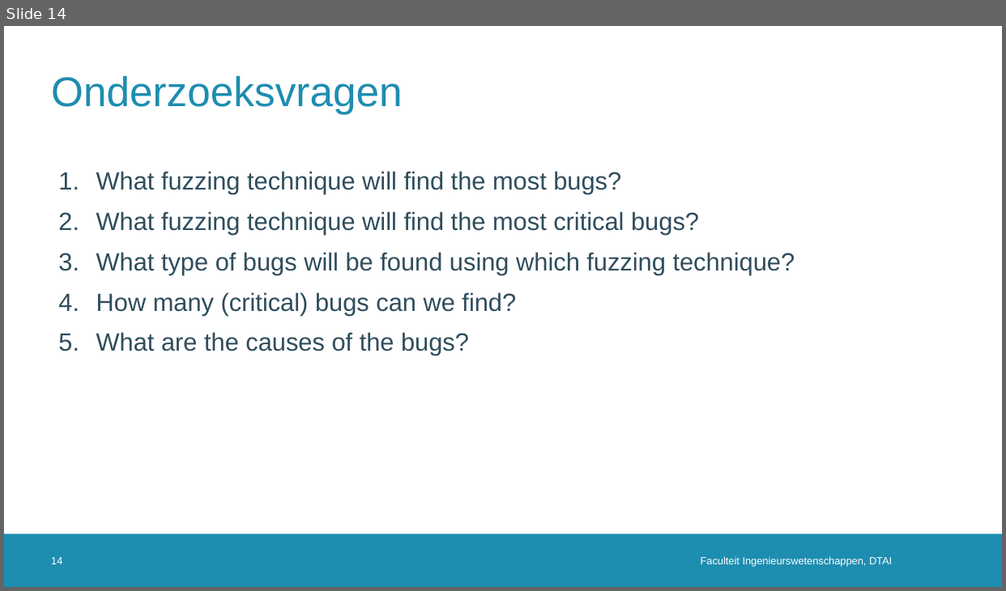
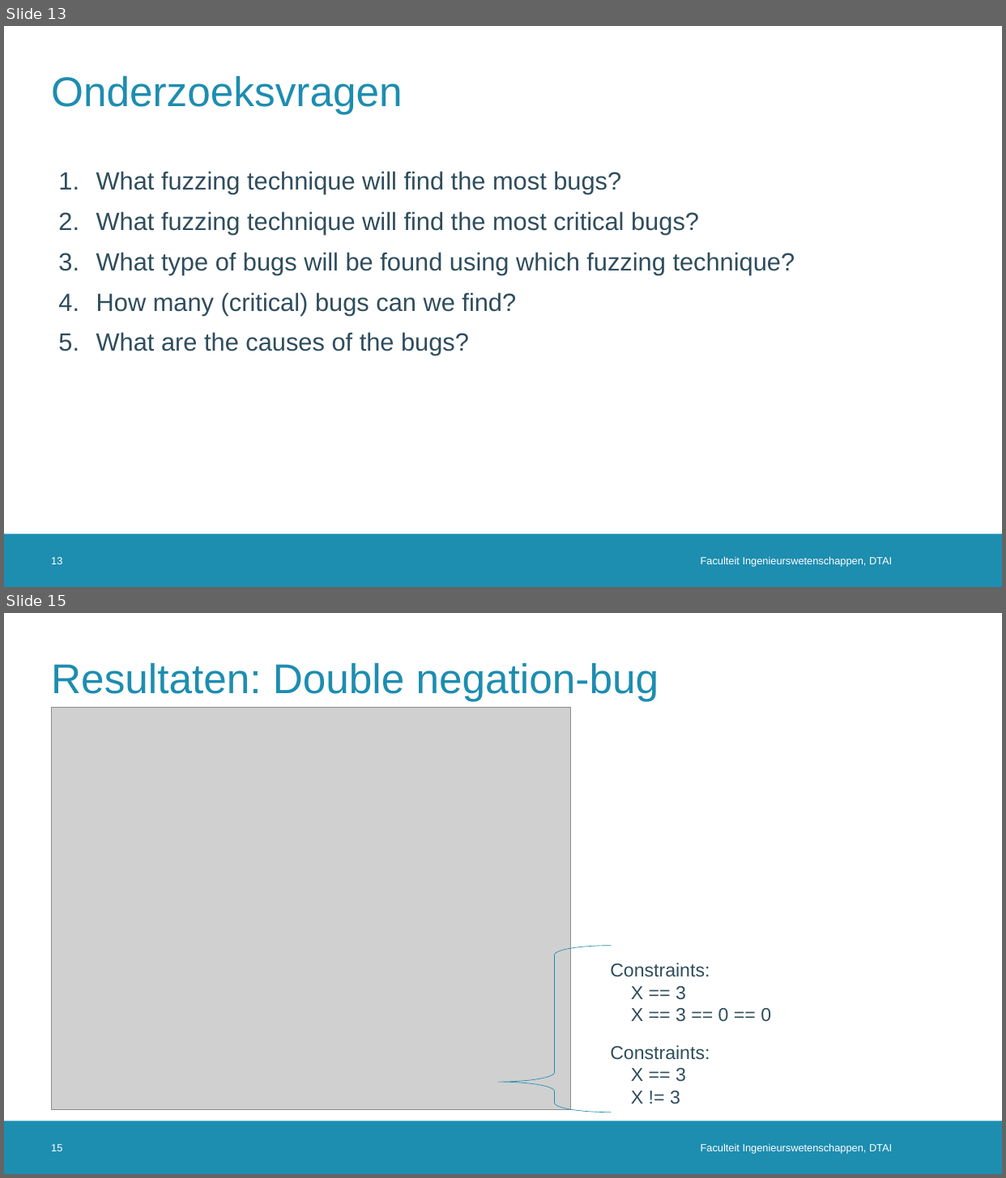
Before and after one commit to rubenkindt/Masterproef-paper-RubenKindt, a slide deck: Milestones/M3 december presentation/M3.pptx. Shown one above the other, each under a label of ours: slide 14 before the commit, slides 13 and 15 after it; the slides between them are not shown. The pictures are 1006x591 and 1006x1178 pixels, drawn with LibreOffice and Linux fonts; fonts in the diff are those of the drawing; grey boxes stand for pictures; background and template pictures are left out. Boxes give left, top, right and bottom in pixels: in the first picture for what was removed or moved away, otherwise in the second. Text is boxed around its words. In the diff, an @@ line names an element or a change of style, - is before the commit and + after.

```diff
--- a/Milestones/M3 december presentation/M3.pptx
+++ b/Milestones/M3 december presentation/M3.pptx
@@ slide 15 added at bbox=[4, 613, 1002, 1174], background #FFFFFF; not listed: 1 template element that a slide beside it also shows @@
@@ title added at bbox=[51, 662, 659, 701], 40 pt, text #1D8DB0 @@
+Resultaten: Double negation-bug
@@ picture added at bbox=[51, 707, 572, 1110] @@
@@ left brace added at bbox=[498, 945, 612, 1112], outline #1D8DB0 0.5 pt @@
@@ text added at bbox=[610, 963, 771, 1022], 18 pt, text #2F4D5D @@
+Constraints:
+X == 3
+X == 3 == 0 == 0
@@ text added at bbox=[610, 1046, 710, 1105], 18 pt, text #2F4D5D @@
+Constraints:
+X == 3
+X != 3
@@ page number added at bbox=[51, 1144, 62, 1152], 10 pt, text #FFFFFF @@
+15
@@ text added at bbox=[701, 1144, 892, 1154], 10 pt, text #FFFFFF @@
+Faculteit Ingenieurswetenschappen, DTAI
@@ what was slide 14 is now slide 13 @@
@@ page number at bbox=[51, 557, 62, 565]: text changed @@
-14
+13
```
Also in this commit, not shown: 7 slides changed, 4 other slides added, 3 slides removed, 12 other files.
